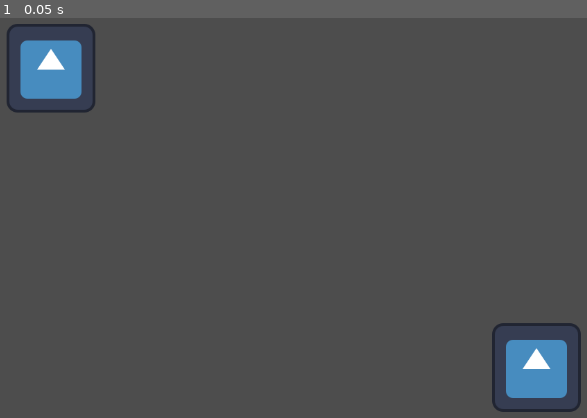
Above: before the commit, frame 1.
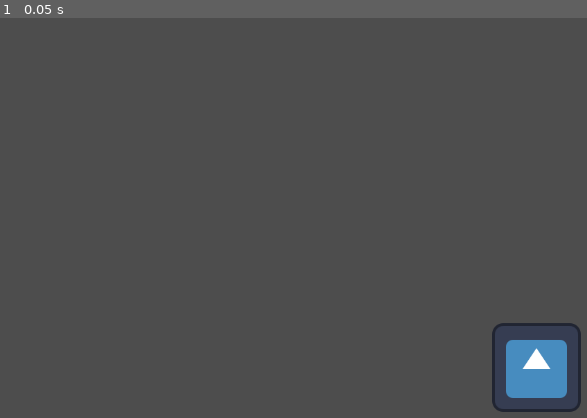
Above: after the commit, the same moment.

Repository: mir4na/testing
Game: Godot game, scene res://world.tscn
The game is run twice, just before and just after one commit, with the same random seed, the same clock (stepped at 60 frames per second) and the same inputs. The project has no main scene, so this scene is started directly. The engine's default icon, where the game draws it, is replaced by a stand-in: a white triangle on a blue panel in a dark square.
Inputs:
- Up to frame 1 (0.05 s): no input

The runs differ from the first frame. In frame 1, 2.0% of the frame differs, in the area x 1-17%, y 1-24%.

Commit message:
change pos

Diff:
--- a/world.tscn
+++ b/world.tscn
@@ -20,3 +20,4 @@
 shape = SubResource("RectangleShape2D_fj7yv")
 
 [node name="Player" parent="." unique_id=1416762119 instance=ExtResource("2_fj7yv")]
+position = Vector2(1400, 200)
